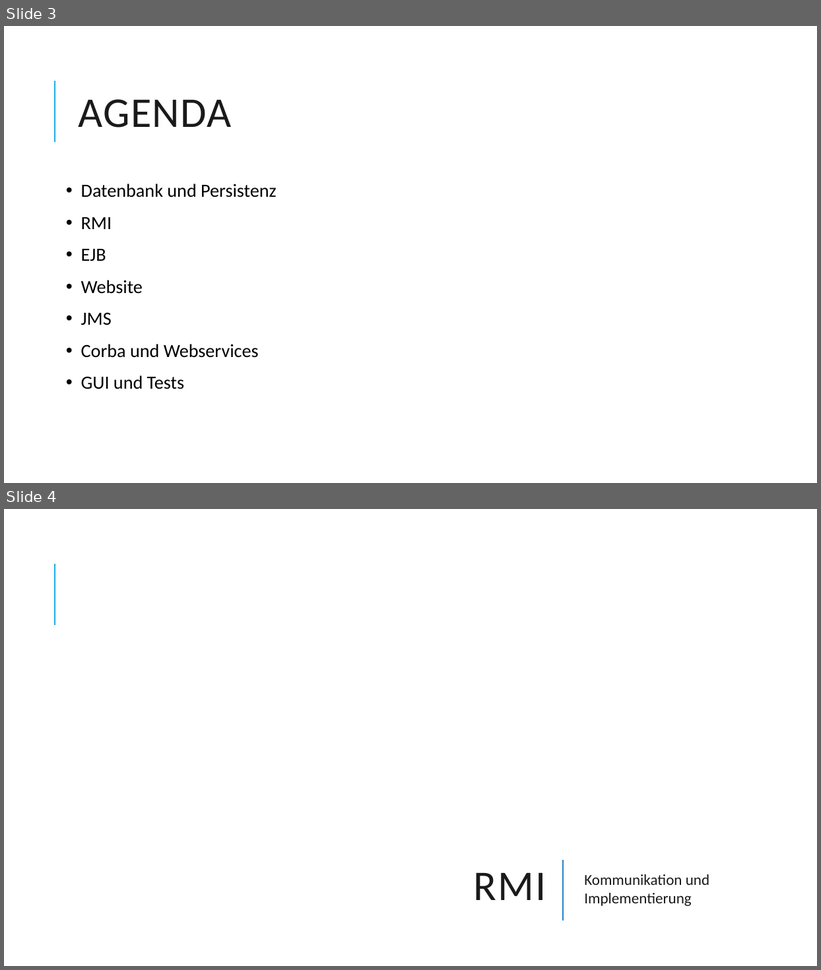
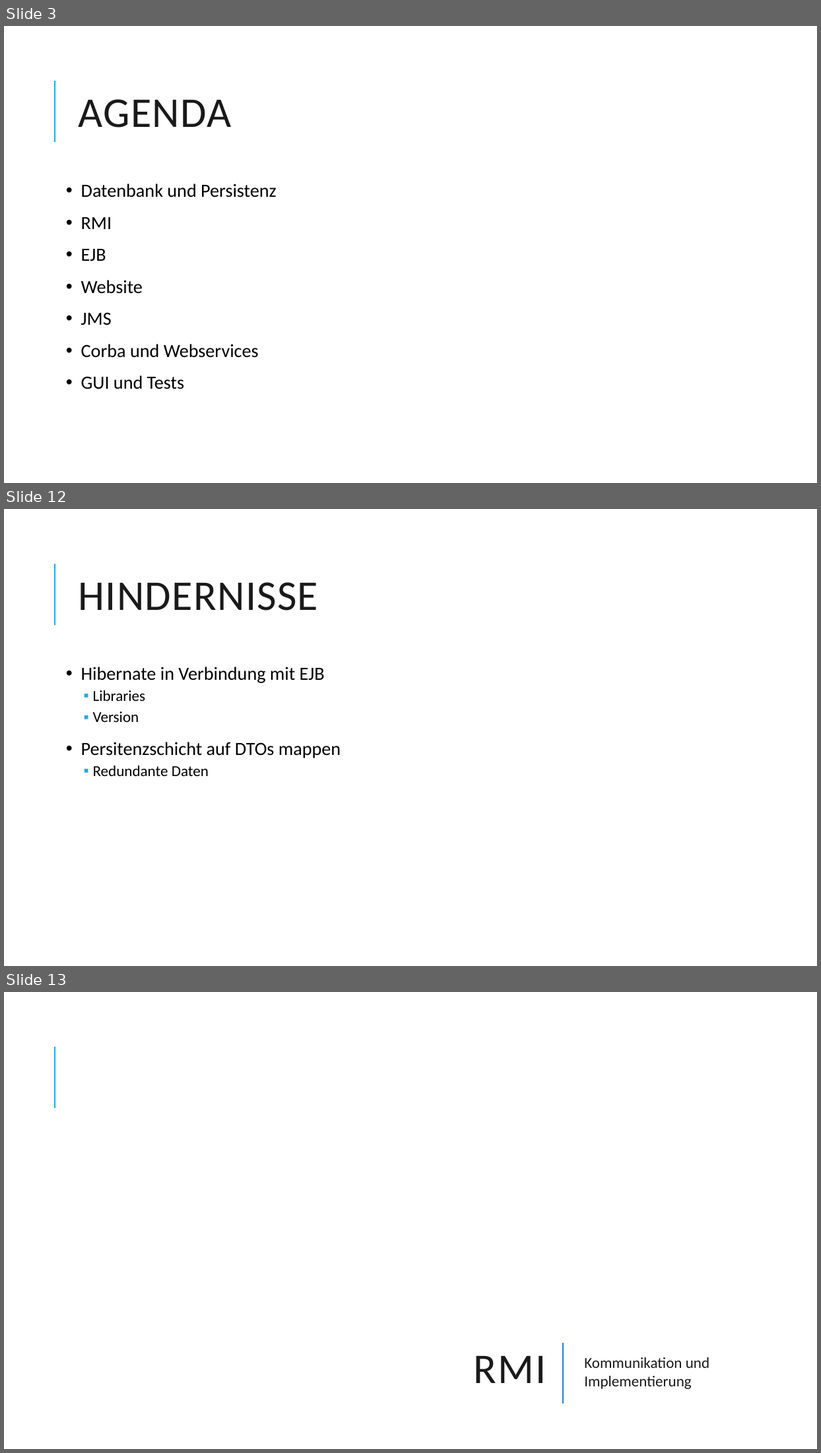
Before and after one commit to Dabjazz/SportsClubManager, a slide deck: Presentation/Presentation.pptx. Shown one above the other, each under a label of ours: slides 3 and 4 before the commit, slides 3, 12 and 13 after it; the slides between them are not shown. The pictures are 821x970 and 821x1453 pixels, drawn with LibreOffice and Linux fonts; fonts in the diff are those of the drawing; background and template pictures are left out. Boxes give left, top, right and bottom in pixels: in the first picture for what was removed or moved away, otherwise in the second. Text is boxed around its words. In the diff, an @@ line names an element or a change of style, - is before the commit and + after.

```diff
--- a/Presentation/Presentation.pptx
+++ b/Presentation/Presentation.pptx
@@ slide 12 added at (x1=4, y1=509, x2=817, y2=966), background #FFFFFF; not listed: 1 template element that a slide beside it also shows @@
@@ title added at (x1=79, y1=582, x2=319, y2=611), 50 pt, text #1A1A1A @@
+HINDERNISSE
@@ text added at (x1=81, y1=667, x2=341, y2=776), 22 pt, text #000000 @@
+• Hibernate in Verbindung mit EJB
+  ▪ Libraries
+  ▪ Version
+• Persitenzschicht auf DTOs mappen
+  ▪ Redundante Daten
@@ what was slide 4 is now slide 13 @@
```
Also in this commit, not shown: 8 other slides added.
